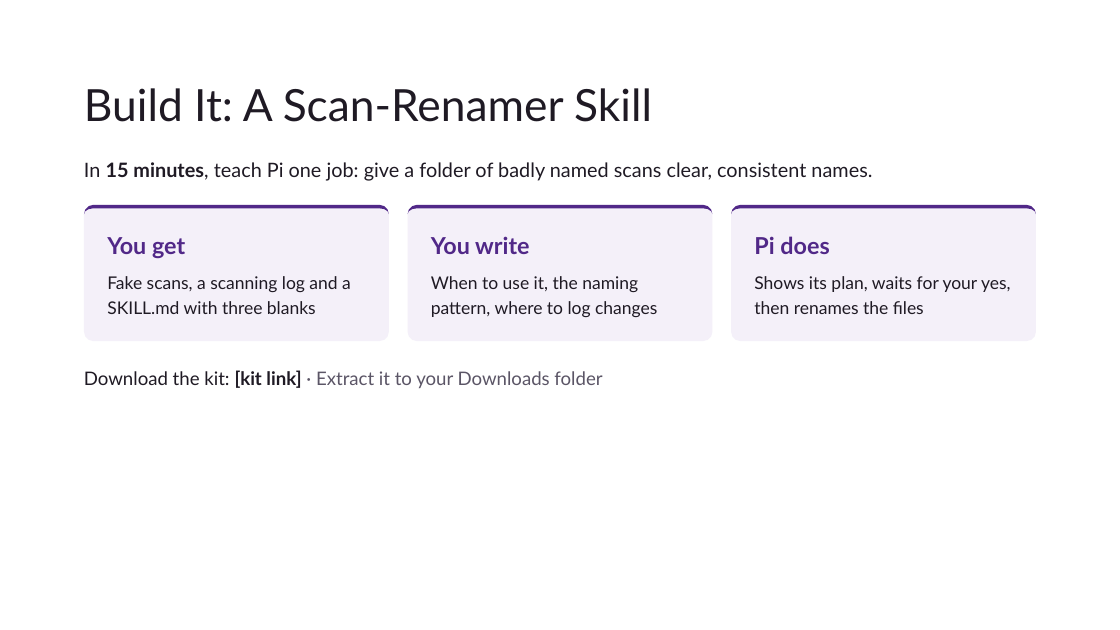
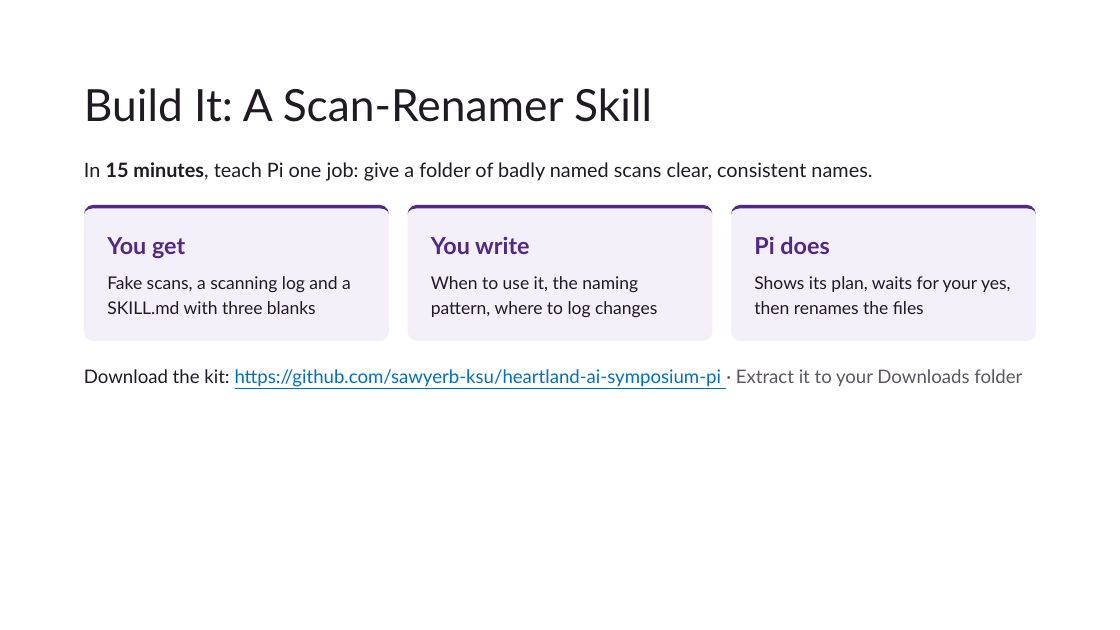
Before and after one commit to sawyerb-ksu/heartland-ai-symposium-pi, a slide deck: slide 13 of Installation and Documentation Review Rehearsal-v2.pptx. Drawn at 1120x630 pixels with LibreOffice and Linux fonts; fonts in the diff are those of the drawing; background and template pictures are left out. Boxes give left, top, right and bottom in pixels: in the first picture for what was removed or moved away, otherwise in the second. Text is boxed around its words. In the diff, an @@ line names an element or a change of style, - is before the commit and + after.

Commit message:
add repo link as kit url for hands-on activity

```diff
--- a/Installation and Documentation Review Rehearsal-v2.pptx
+++ b/Installation and Documentation Review Rehearsal-v2.pptx
@@ text at bbox=[84, 369, 1022, 387]: text changed; text colour #5B5566 to #0070C0 @@
-Download the kit: [kit link] · Extract it to your Downloads folder
+Download the kit: https://github.com/sawyerb-ksu/heartland-ai-symposium-pi · Extract it to your Downloads folder
```
